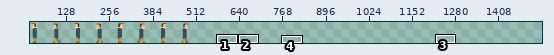
Two states of a sprite sheet, img/person.png. Above, an overview of the earlier version with the close-up marked.
Close-up. The starting point:
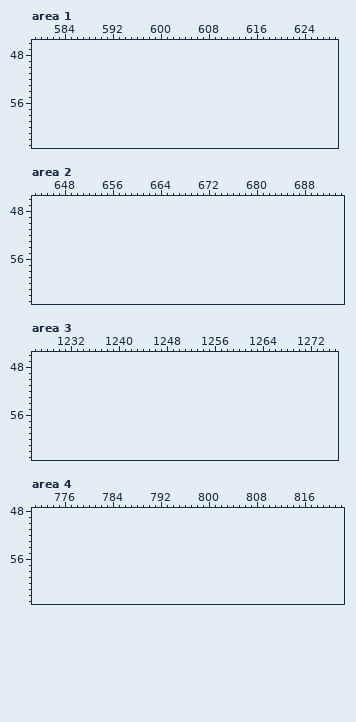
The file is 512x64 pixels. Shown: area 1: x 579..629, y 46..63; area 2: x 643..694, y 46..63; area 3: x 1226..1276, y 46..63; area 4: x 771..822, y 48..63. The old version is drawn lined up with the new one, on the new canvas. The wide view leaves out empty margins. The commit also changed other parts of the picture, which this record leaves out.
New version:
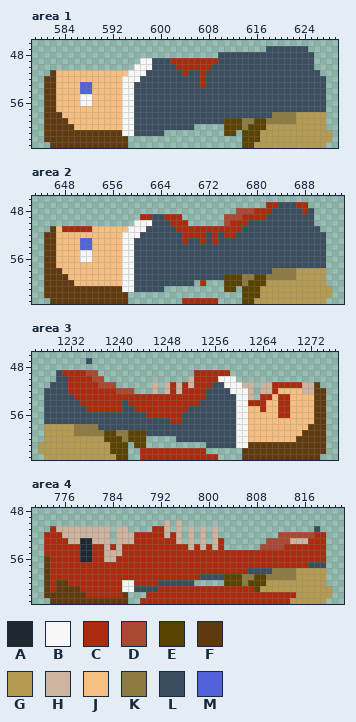
Palette (. is transparent): A #1e2831  B #f7f7f7  C #ac2b0f  D #ab4832  E #5a4300  F #603a0f  G #b49b51  H #ccb4a1  J #f6bf82  K #8e7b40  L #3b4e60  M #5262db
The edit:
canvas 512x64 -> 1536x64
Changed rows in their new state; - is an unchanged pixel.
Area 1:
first column x 581:
47 -------------------------------------LLLLLLL----
48 -----------------------------LLLLLLLLLLLLLLLL---
49 ----------------BBLLLCCCCCCCCLLLLLLLLLLLLLLLL---
50 ---------------BBBLLLLCCCCCCLLLLLLLLLLLLLLLLL---
51 -FJJJJJJJJJJJJBBBLLLLLLCLLCLLLLLLLLLLLLLLLLLLL--
52 FFJJJJJJJJJJJBBBLLLLLLLLLLCLLLLLLLLLLLLLLLLLLLL-
53 FFJJJJMMJJJJJBBLLLLLLLLLLLCLLLLLLLLLLLLLLLLLLLL-
54 FFJJJJMMJJJJJBBLLLLLLLLLLLLLLLLLLLLLLLLLLLLLLLL-
55 FFJJJJBBJJJJJBBLLLLLLLLLLLLLLLLLLLLLLLLLLLLLLLL-
56 FFJJJJBBJJJJJBBLLLLLLLLLLLLLLLLLLLLLLLLLLLLLLLL-
57 FFJJJJJJJJJJJBBLLLLLLLLLLLLLLLLLLLLLLLLLLLLLLLL-
58 FFFJJJJJJJJJJBBLLLLLLLLLLLLLLLLLLLLLLLKKKKGGGGG-
59 FFFFJJJJJJJJJBBLLLLLLLLLLLLLLLEEEKKEEKKKKKGGGGG-
60 FFFFFJJJJJJJJBBLLLLLLLLLL-----EEEKEEEGGGGGGGGGG-
61 FFFFFFFFFFFFFBBLLLLL----------EE-EEEGGGGGGGGGGGG
62 FFFFFFFFFFFFFF-------------------EEEGGGGGGGGGGGG
63 -FFFFFFFFFFFFF-------------------EEGGGGGGGGGGGG-
Area 2:
first column x 645:
47 -------------------------------------CCLLLCC----
48 --------------------------------DDDCCCLLLLLCL---
49 ----------------CCLLCCC-------DDDCCCCLLLLLLLL---
50 ---------------BBBLLLCCC------DCCCLLLLLLLLLLL---
51 -FJCCCCCJJJJJJBBBLLLLLCCCCCCCCCCCLLLLLLLLLLLLL--
52 FFJJJJJJJJJJJBBBLLLLLLLCCCCLCLCCLLLLLLLLLLLLLLL-
53 FFJJJJMMJJJJJBBLLLLLLLLCLLCLCLLLLLLLLLLLLLLLLLL-
54 FFJJJJMMJJJJJBBLLLLLLLLLLLLLLLLLLLLLLLLLLLLLLLL-
55 FFJJJJBBJJJJJBBLLLLLLLLLLLLLLLLLLLLLLLLLLLLLLLL-
56 FFJJJJBBJJJJJBBLLLLLLLLLLLLLLLLLLLLLLLLLLLLLLLL-
57 FFJJJJJJJJJJJBBLLLLLLLLLLLLLLLLLLLLLLLLLLLLLLLL-
58 FFFJJJJJJJJJJBBLLLLLLLLLLLLLLLLLLLLLLLKKKKGGGGG-
59 FFFFJJJJJJJJJBBLLLLLLLLLLLLLLLEEEKKEEKKKKKGGGGG-
60 FFFFFJJJJJJJJBBLLLLLLLLLL-C---EEEKEEEGGGGGGGGGG-
61 FFFFFFFFFFFFFBBLLLLL----------EE-EEEGGGGGGGGGGGG
62 FFFFFFFFFFFFFF-------------------EEEGGGGGGGGGGGG
63 -FFFFFFFFFFFFF---------CCCCCC----EEGGGGGGGGGGGG-
Area 3:
first column x 1227:
47 --------L---------------------------------------
49 ---LCCCCDD----------------CCCCCC----------------
50 ---LLCCCCDD--------------HCCCCBBB---------------
51 --LLLCCCCCDDD------H-HCHCHCCCLLBBBHH-HHCCCCCHHF-
52 -LLLLCCCCCCCCDDD---H-HCHCCCCLLLLBBBH-HHCJJJJHHFF
53 -LLLLLCCCCCCCCCCCCCCCCCCCCCCLLLLLBBH-CCJCCJJJJFF
54 -LLLLLLCCCCCCCLCCCCCCCCCCCCLLLLLLBBCCCJJCCJJJJFF
55 -LLLLLLLCCCCCCLLCCCCCCCCCLLLLLLLLBBJJCJJCCJJJJFF
56 -LLLLLLLLLLLLLLLLLCCCCCCLLLLLLLLLBBJJJJJCCJJJJFF
57 -LLLLLLLLLLLLLLLLLLLLLCCLLLLLLLLLBBJJJJJJJJJJJFF
58 -GGGGGKKKKLLLLLLLLLLLLLLLLLLLLLLLBBJJJJJJJJJJFFF
59 -GGGGGKKKKKEEKKEEELLLLLLLLLLLLLLLBBJJJJJJJJJFFFF
60 -GGGGGGGGGGEEEKEEE-----LLLLLLLLLLBBJJJJJJJJFFFFF
61 GGGGGGGGGGGGEEE-EE----------LLLLLBBFFFFFFFFFFFFF
62 GGGGGGGGGGGGEEE--CCCCCCCCCCC------FFFFFFFFFFFFFF
63 -GGGGGGGGGGGGEE--CCCCCCCCCCCCC----FFFFFFFFFFFFF-
Area 4:
first column x 773:
50 --------------------H-H-------------------------
51 -CHHHHHHHHH-HH----CCH-H-H-H-H----------------L--
52 CCCHHHHHHHH-HHHCCCCCHCH-H-H-H----------DDDDDDCC-
53 CCCCHHAAHHH-HHHCCCCCCCH-H-H-HC-------DDDDHHHCCC-
54 CCCCCCAACCHCHCCCCCCCCCCCHCHCHC------DDDDCCCCCCC-
55 CCCCCCAACCHHHCCCCCCCCCCCCCCCCCCCCCCCCCCCCCCCCCC-
56 FCCCCCAACCHHCCCCCCCCCCCCCCCCCCCCCCCCCCCCCCCCCCC-
57 FCCCCCCCCCCCCCCCCCCCCCCCCCCCCCCCCCCCCCCCCCCCLLL-
58 FCCCCCCCCCCCCCCCCCCCCCCCCCCCCCCCCCLLLLKKKKGGGGG-
59 FCCCCCCCCCCCCCCCCCCCCCCCCCLLLLEEEKKEEKKKKKGGGGG-
60 FCFFCCCCCCCCCBBCCCCLLLLLL-----EEEKEEEGGGGGGGGGG-
61 FCFFFFCCCCCCCBBLLLLCCCCCCCCCCCCCCCCEGGGGGGGGGGGG
62 FFFFFFFCCCCCCF---CCCCCCCCCCCCCCCCCCCCCCCCCGGGGGG
63 -FFFFFFFFFFFFF--CCCCCCCCCCCCCCCCCCCCCCCCCGGGGGG-
Boxes around the changes in both close-ups, in picture pixels (x1, y1, x2, y2):
added: (44, 46, 332, 148)
added: (44, 202, 332, 304)
added: (38, 358, 326, 460)
added: (44, 520, 332, 604)
